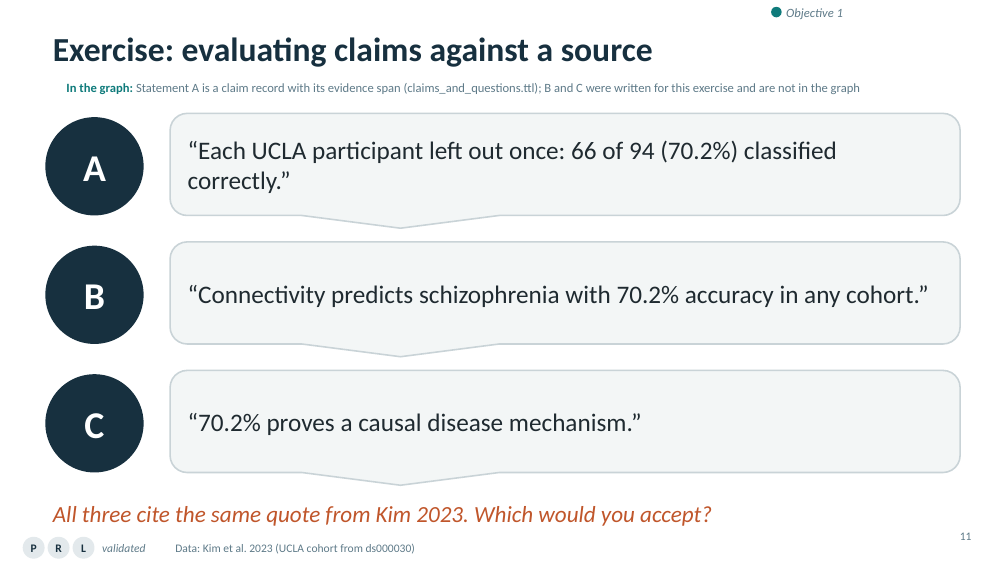
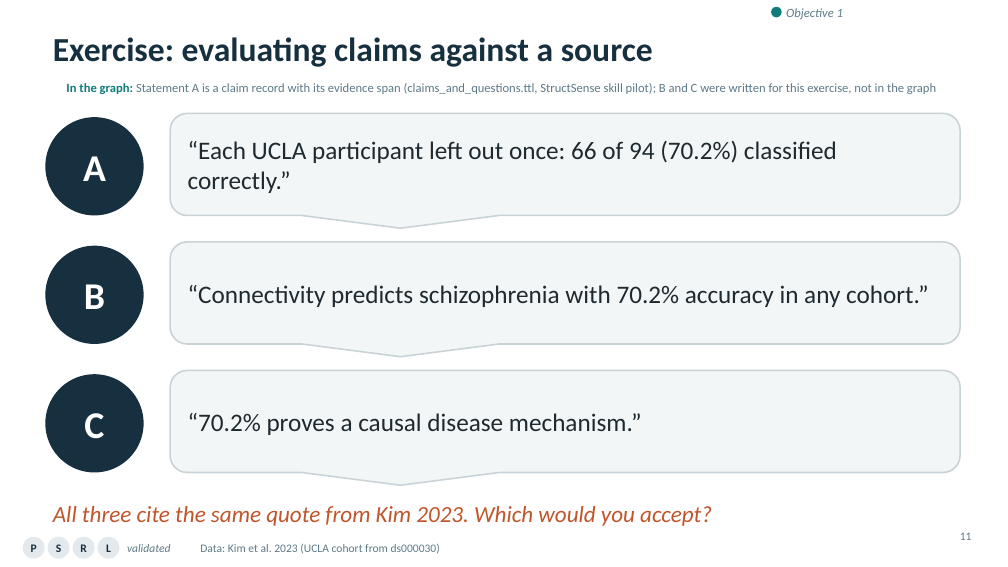
Before and after one commit to ReproNim/llm-workshop-kg, a slide deck: slide 11 of slides/Knowledge_Graphs_Skills_Neuroimaging_v4.pptx. Drawn at 1008x567 pixels with LibreOffice and Linux fonts; fonts in the diff are those of the drawing; background and template pictures are left out. Boxes give left, top, right and bottom in pixels: in the first picture for what was removed or moved away, otherwise in the second. Text is boxed around its words. In the diff, an @@ line names an element or a change of style, - is before the commit and + after.

```diff
--- a/slides/Knowledge_Graphs_Skills_Neuroimaging_v4.pptx
+++ b/slides/Knowledge_Graphs_Skills_Neuroimaging_v4.pptx
@@ text at (66, 83, 936, 94): text changed @@
-In the graph: Statement A is a claim record with its evidence span (claims_and_questions.ttl); B and C were written for this exercise and are not in the graph
+In the graph: Statement A is a claim record with its evidence span (claims_and_questions.ttl, StructSense skill pilot); B and C were written for this exercise, not in the graph
@@ 2 ellipses, 1 text: place and size @@
-2 ellipses, 1 text at (48, 537, 146, 559)
+2 ellipses, 1 text at (73, 537, 171, 559)
@@ text "Data: Kim et al. 2023 ...": place and size @@
-text "Data: Kim et al. 2023 ..." at (175, 544, 415, 554)
+text "Data: Kim et al. 2023 ..." at (200, 544, 440, 554)
```
Also in this commit, not shown: 25 other slides changed, 1 slide added, 2 other files.
